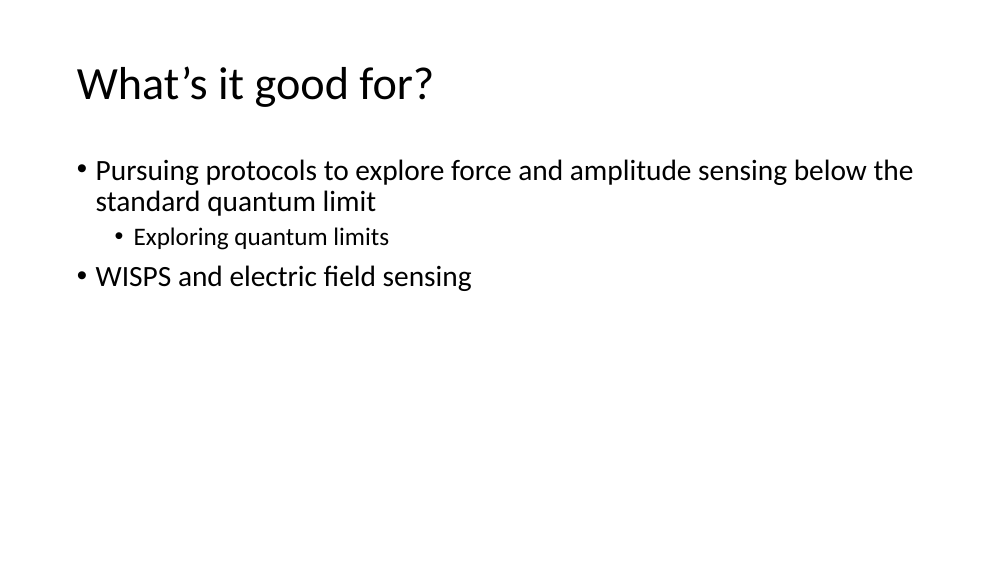
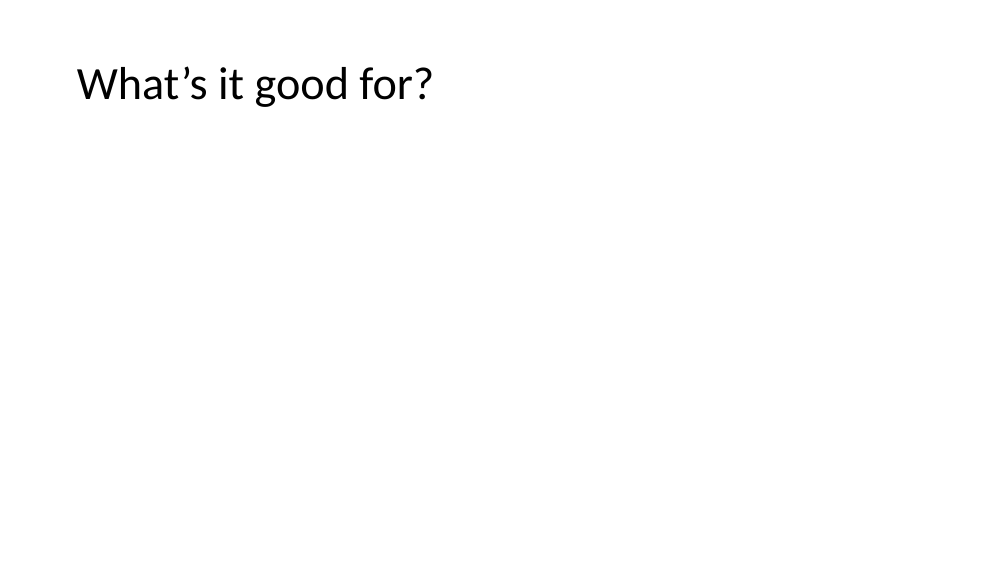
Before and after one commit to kgilmo/amplitude_sensing_paper, a slide deck: slide 2 of amplitude_sensing_penning_2.pptx. Drawn at 1008x567 pixels with LibreOffice and Linux fonts; fonts in the diff are those of the drawing; grey boxes stand for pictures. Boxes give left, top, right and bottom in pixels: in the first picture for what was removed or moved away, otherwise in the second. Text is boxed around its words. In the diff, an @@ line names an element or a change of style, - is before the commit and + after.

```diff
--- a/amplitude_sensing_penning_2.pptx
+++ b/amplitude_sensing_penning_2.pptx
@@ text removed at <box>96,159,914,291</box> @@
-• Pursuing protocols to explore force and amplitude sensing below the standard quantum limit
-  • Exploring quantum limits
-• WISPS and electric field sensing
```
Also in this commit, not shown: 9 other slides changed, 1 slide added, 1 slide removed, 10 other files.
